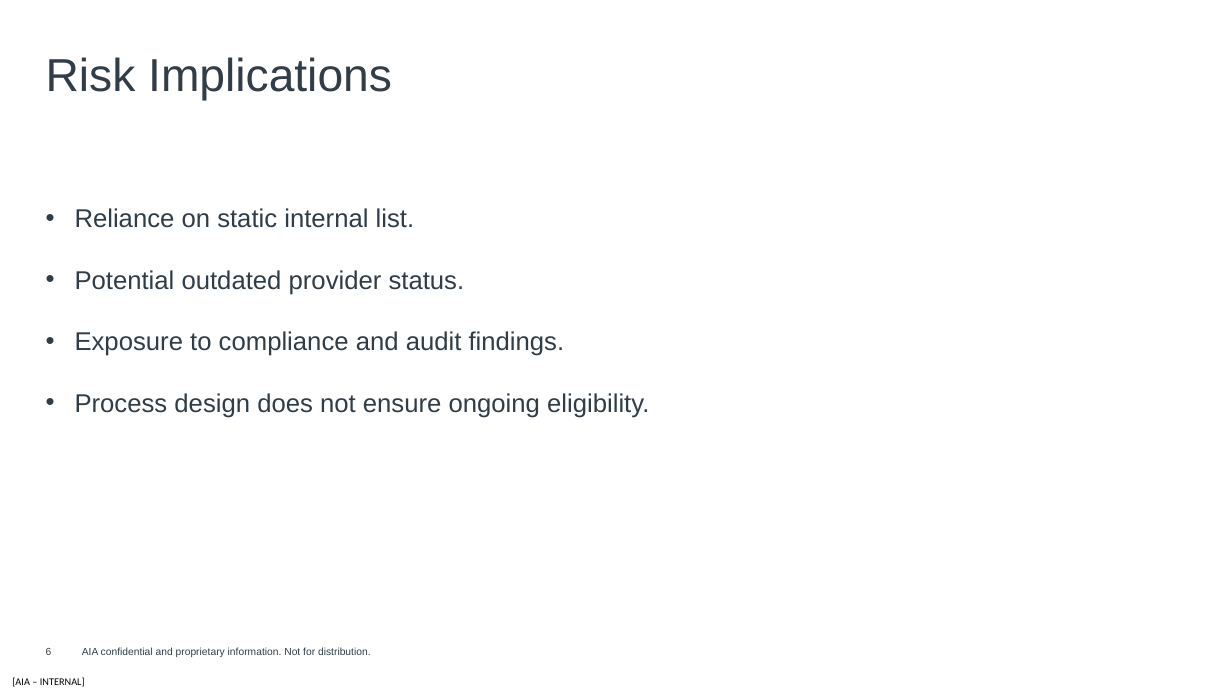
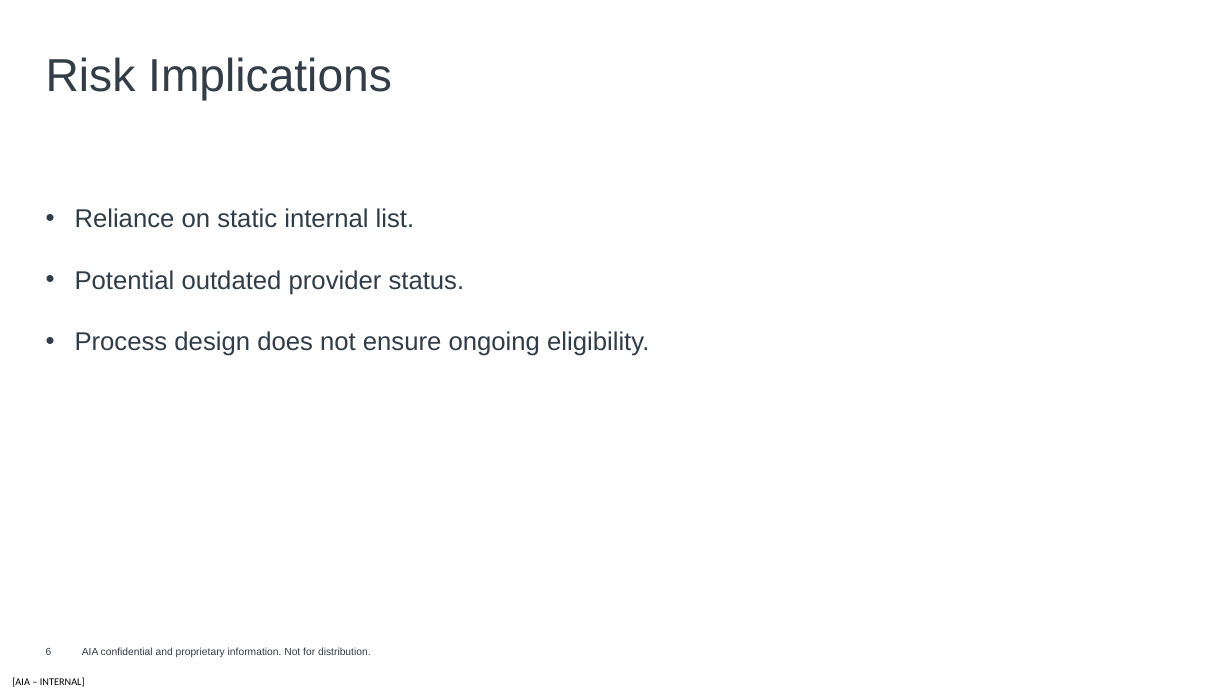
Before and after one commit to harrysokool/AIA-work, a slide deck: slide 6 of powerpoint/doctor_validation_ppt.pptx. Drawn at 1232x693 pixels with LibreOffice and Linux fonts; fonts in the diff are those of the drawing; background and template pictures are left out. Boxes give left, top, right and bottom in pixels: in the first picture for what was removed or moved away, otherwise in the second. Text is boxed around its words. In the diff, an @@ line names an element or a change of style, - is before the commit and + after.

```diff
--- a/powerpoint/doctor_validation_ppt.pptx
+++ b/powerpoint/doctor_validation_ppt.pptx
@@ text at (75,331,565,356): paragraph removed @@
-• Exposure to compliance and audit findings.
```
Also in this commit, not shown: 4 other slides changed.
